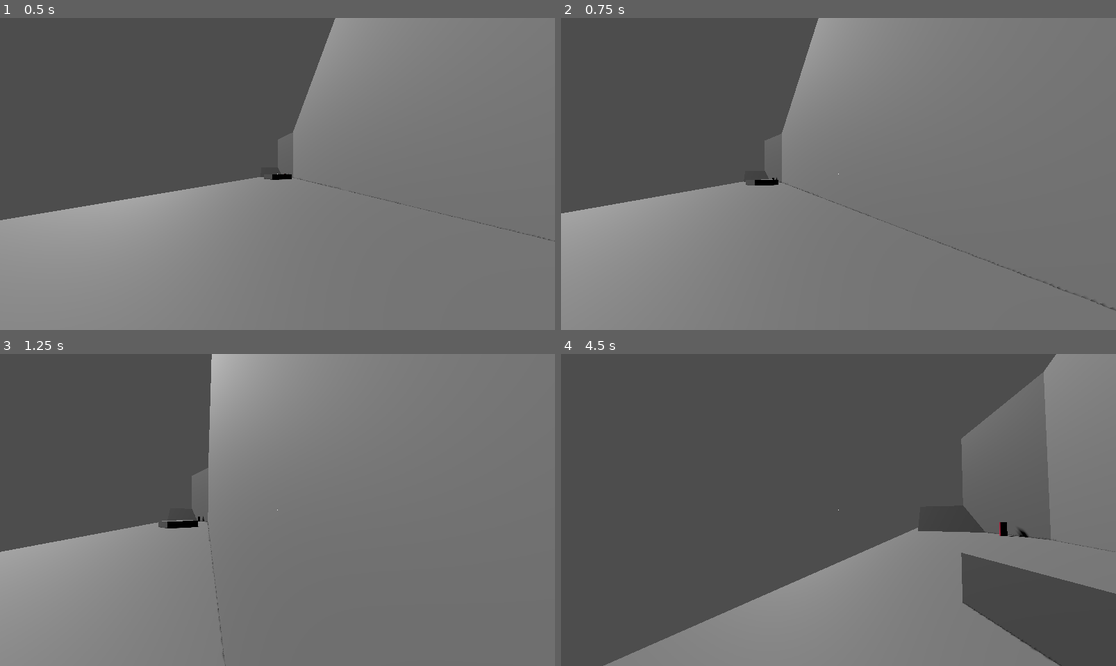
Above: before the commit, frames 1-4 (two rows, left to right).
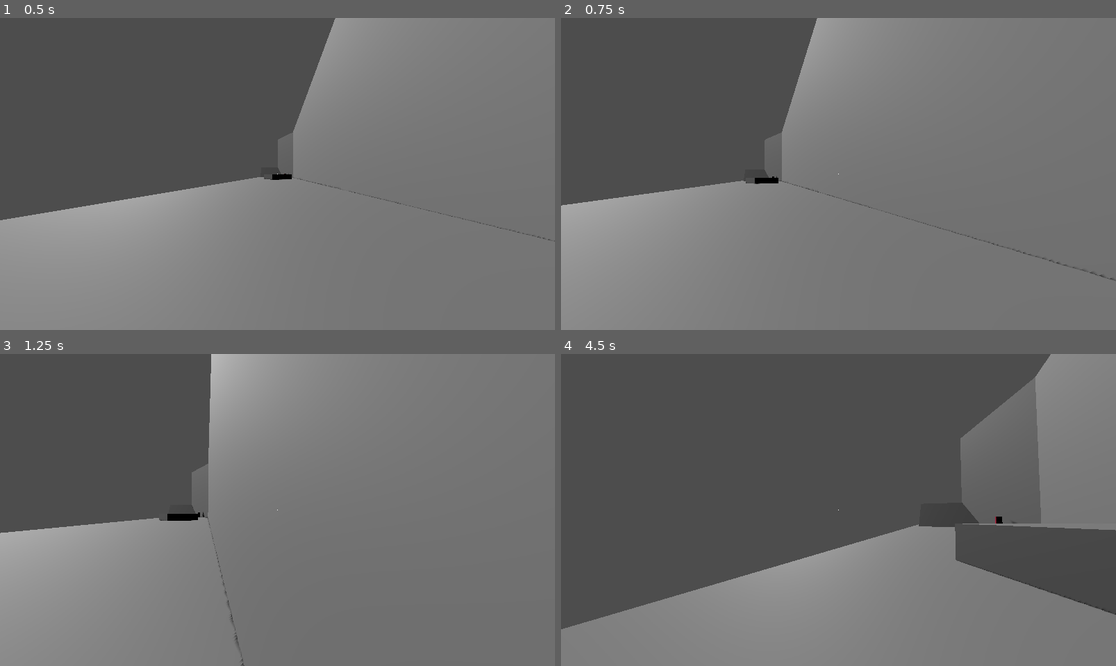
Above: after the commit, the same moments.

Repository: 100-Devs-1-Game/KYRO
Game: Godot game, scene res://scenes/level/level.tscn
Two runs of this game, one before a commit and one after it. Both use one fixed random seed, a clock stepped at 60 frames per second and the inputs below.
Inputs (mouse positions are in pixels of both pictures, inside the frame that each line leads up to):
- Up to frame 1 (0.5 s): no input
- Up to frame 2 (0.75 s): tap Enter (ui_accept) at 0.5, 0.6 s; move the mouse to (866, 174) at 0.52 s; hold Right (ui_right) from 0.53 s (still down); click (866, 174) at 0.67 s
- Up to frame 3 (1.25 s): keep holding Right (ui_right); tap Enter (ui_accept) at 0.77, 1.07 s
- Up to frame 4 (4.5 s): move the mouse to (810, 510) at 1.27 s; release Right (ui_right) at 1.28 s; hold Left (ui_left) 1.28-2.03 s; tap Enter (ui_accept) at 1.35, 1.52, 1.82, 2.1, 2.85, 3.02, 3.32, 3.6, 3.77, 4.07, 4.35 s; move the mouse to (849, 503) at 2.02 s; hold Right (ui_right) 2.03-3.53 s; move the mouse to (832, 516) at 2.77 s; click (832, 516) at 2.92 s; move the mouse to (877, 513) at 3.52 s; hold Left (ui_left) from 3.53 s (still down); move the mouse to (794, 506) at 4.27 s

Frame 1 is identical in both runs. In frame 2, 0.8% of the frame differs, in the area x 0-100%, y 0-94%; in frame 3, 1.5%; in frame 4, 16%, in the area x 0-100%, y 0-100%.
Error after the commit: Invalid assignment of property or key 'jump_coyote_time' with value of type 'int' on a base object of type 'CharacterBody3D (player.gd)'. (res://scenes/player/…

Commit message:
Jump state compartmentalization
Is this even a good idea?

Diff:
--- a/src/kyro/globals/components/state_machine/state.gd
+++ b/src/kyro/globals/components/state_machine/state.gd
@@ -1,5 +1,7 @@
 class_name State
 extends Node
+## State of a finite [StateMachine].
+
 
 var machine: StateMachine:
 	get():
--- a/src/kyro/globals/components/state_machine/state_machine.gd
+++ b/src/kyro/globals/components/state_machine/state_machine.gd
@@ -1,11 +1,14 @@
 @icon("res://globals/components/state_machine/state_machine.svg")
 class_name StateMachine
 extends Node
+## Manages multiple [State]s and switches between them.
 
 
+## The default [State] to move to at project start.
 @export var default_state:State
 
 
+## The current [State] of the [StateMachine].
 var current_state:State
 
 
--- a/src/kyro/scenes/player/player.gd
+++ b/src/kyro/scenes/player/player.gd
@@ -1,18 +1,18 @@
 extends CharacterBody3D
 
 
-@export_subgroup("Movement")
+@export_group("Movement")
 @export var forward_speed:float = 100
 @export var strafe_speed: float = 120
 @export var forward_traction: float = 8.0
 @export var strafe_traction: float = 10.0
-@export_subgroup("Jumping")
+@export_group("Jumping")
 @export var jump_strength: float = 10.0
 @export var jump_coyote_max: float = 0.5
-@export_subgroup("Wallriding")
+@export_group("Wallriding")
 @export_range(0, 180, 0.5, "radians_as_degrees") var wallride_angle_tolerance:float = PI/4
 
-var jump_coyote_time:float = 0.0
+
 ## If this is 0, wallriding can't be acheived. Otherwise, this is a the wall that will be clung to
 var wallride_axis:float = 0.0
 var sensitivity:float = 1 / PI / 60 # TODO: Move this to a GameSettings
@@ -75,13 +75,6 @@
 	velocity.x /= 1 + (strafe_traction * delta)
 
 
-func do_coyote_time(delta:float) -> void:
-	if is_on_floor():
-		jump_coyote_time = jump_coyote_max
-		return
-	jump_coyote_time -= delta
-
-
 func do_post_slide_updates() -> void:
 	wallride_axis = 0
 	for i in get_slide_collision_count():
@@ -89,10 +82,6 @@
 		var dot := Vector3.LEFT.dot(collision.get_normal())
 		if absf(dot) > absf(wallride_axis):
 			wallride_axis = dot
-
-
-func can_jump() -> bool:
-	return jump_coyote_time > 0.0
 
 
 func can_wallride() -> bool:
@@ -105,8 +94,4 @@
 	if velocity.y > 0:
 		return state_jump
 	return state_fall
-
-
-func jump() -> void: # TODO: Not this
-	state_jump.jump()
 #endregion
--- a/src/kyro/scenes/player/player.tscn
+++ b/src/kyro/scenes/player/player.tscn
@@ -23,9 +23,10 @@
 default_state = NodePath("Walk")
 metadata/_custom_type_script = "uid://bshjfjpv4fojd"
 
-[node name="Walk" type="Node" parent="StateMachine"]
+[node name="Walk" type="Node" parent="StateMachine" node_paths=PackedStringArray("state_jump")]
 unique_name_in_owner = true
 script = ExtResource("3_gmlin")
+state_jump = NodePath("../Jumping")
 metadata/_custom_type_script = "uid://c4wduh2exufqe"
 
 [node name="Jumping" type="Node" parent="StateMachine"]
@@ -33,9 +34,10 @@
 script = ExtResource("4_lvxji")
 metadata/_custom_type_script = "uid://c4wduh2exufqe"
 
-[node name="Falling" type="Node" parent="StateMachine"]
+[node name="Falling" type="Node" parent="StateMachine" node_paths=PackedStringArray("state_jump")]
 unique_name_in_owner = true
 script = ExtResource("5_p47bc")
+state_jump = NodePath("../Jumping")
 metadata/_custom_type_script = "uid://c4wduh2exufqe"
 
 [node name="Wallride" type="Node" parent="StateMachine"]
--- a/src/kyro/scenes/player/state/falling.gd
+++ b/src/kyro/scenes/player/state/falling.gd
@@ -2,6 +2,9 @@
 
 
 @export var gravity_multiplier:float = 2.0
+
+@export_group("State Connectons", "state_")
+@export var state_jump:State
 
 
 func _state_entered() -> void:
@@ -13,17 +16,16 @@
 
 
 func _state_physics_process(delta: float) -> void:
-	if owner.can_jump() and Input.is_action_just_pressed("ui_accept"):
-		owner.jump()
-		machine.current_state._state_physics_process(delta)
+	if state_jump.jumpswitch():
 		return
+
 	owner.do_forward_movement(delta)
 	owner.do_strafe_movement(delta)
 	owner.do_damping(delta)
 	owner.do_gravity(delta * gravity_multiplier)
 
 	owner.move_and_slide()
-	owner.do_coyote_time(delta)
+	state_jump.do_coyote_time(delta)
 
 	owner.do_post_slide_updates()
 
--- a/src/kyro/scenes/player/state/jumping.gd
+++ b/src/kyro/scenes/player/state/jumping.gd
@@ -1,4 +1,8 @@
 extends State
+## Rising jump state for player.
+
+
+var jump_coyote_time:float = 0.0
 
 
 func _state_entered() -> void:
@@ -41,6 +45,42 @@
 	pass
 
 
+func do_coyote_time(delta:float) -> void:
+	if owner.is_on_floor():
+		jump_coyote_time = owner.jump_coyote_max
+		return
+	jump_coyote_time -= delta
+
+
+## If jump is wanted and the player is able, will switch to jump state, do the jump physics
+## process step immediately, and return true. Should be used as:
+## [codeblock]
+## func _state_physics_process(delta: float) -> void:
+##     if jump_state.do_jumpswitch():
+##         return
+## [/codeblock]
+## See [method can_jump], [method jump_wanted], and [method jump].
+func jumpswitch() -> bool:
+	if can_jump() and jump_wanted():
+		jump()
+		machine.to_state(self)
+		 # this is bad practice but I don't really care
+		_state_physics_process(get_physics_process_delta_time())
+		return true
+	return false
+
+
+## If the player can jump
+func can_jump() -> bool:
+	return jump_coyote_time > 0.0
+
+
+## If the player is trying to jump
+func jump_wanted() -> bool:
+	return Input.is_action_just_pressed("ui_accept")
+
+
+## Performs a standard jump
 func jump() -> void:
 	owner.jump_coyote_time = 0
 	owner.velocity.y = owner.jump_strength
--- a/src/kyro/scenes/player/state/walk.gd
+++ b/src/kyro/scenes/player/state/walk.gd
@@ -1,4 +1,7 @@
 extends State
+
+@export_group("State Connectons", "state_")
+@export var state_jump:State
 
 
 func _state_entered() -> void:
@@ -10,9 +13,7 @@
 
 
 func _state_physics_process(delta: float) -> void:
-	if owner.can_jump() and Input.is_action_just_pressed("ui_accept"):
-		owner.jump()
-		machine.current_state._state_physics_process(delta)
+	if state_jump.jumpswitch():
 		return
 
 	owner.do_forward_movement(delta)
@@ -21,7 +22,7 @@
 	owner.do_gravity(delta)
 
 	owner.move_and_slide()
-	owner.do_coyote_time(delta)
+	state_jump.do_coyote_time(delta)
 
 	owner.do_post_slide_updates()
 
--- a/src/kyro/scenes/player/state/wallride.gd
+++ b/src/kyro/scenes/player/state/wallride.gd
@@ -2,6 +2,9 @@
 
 @export var forward_speed_multiplier:float = 1.2
 @export var gravity_multiplier:float = 0.2
+
+@export_group("State Connectons", "state_")
+@export var state_jump:State
 
 
 func _state_entered() -> void:
@@ -19,7 +22,6 @@
 	owner.do_gravity(delta * gravity_multiplier)
 
 	owner.move_and_slide()
-	owner.do_coyote_time(delta)
 
 	owner.do_post_slide_updates()
 
